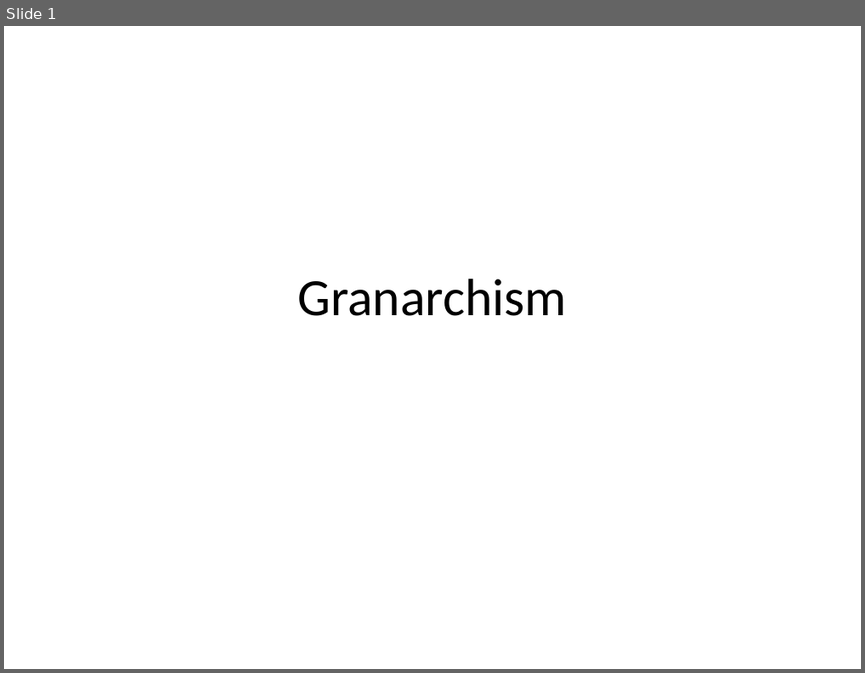
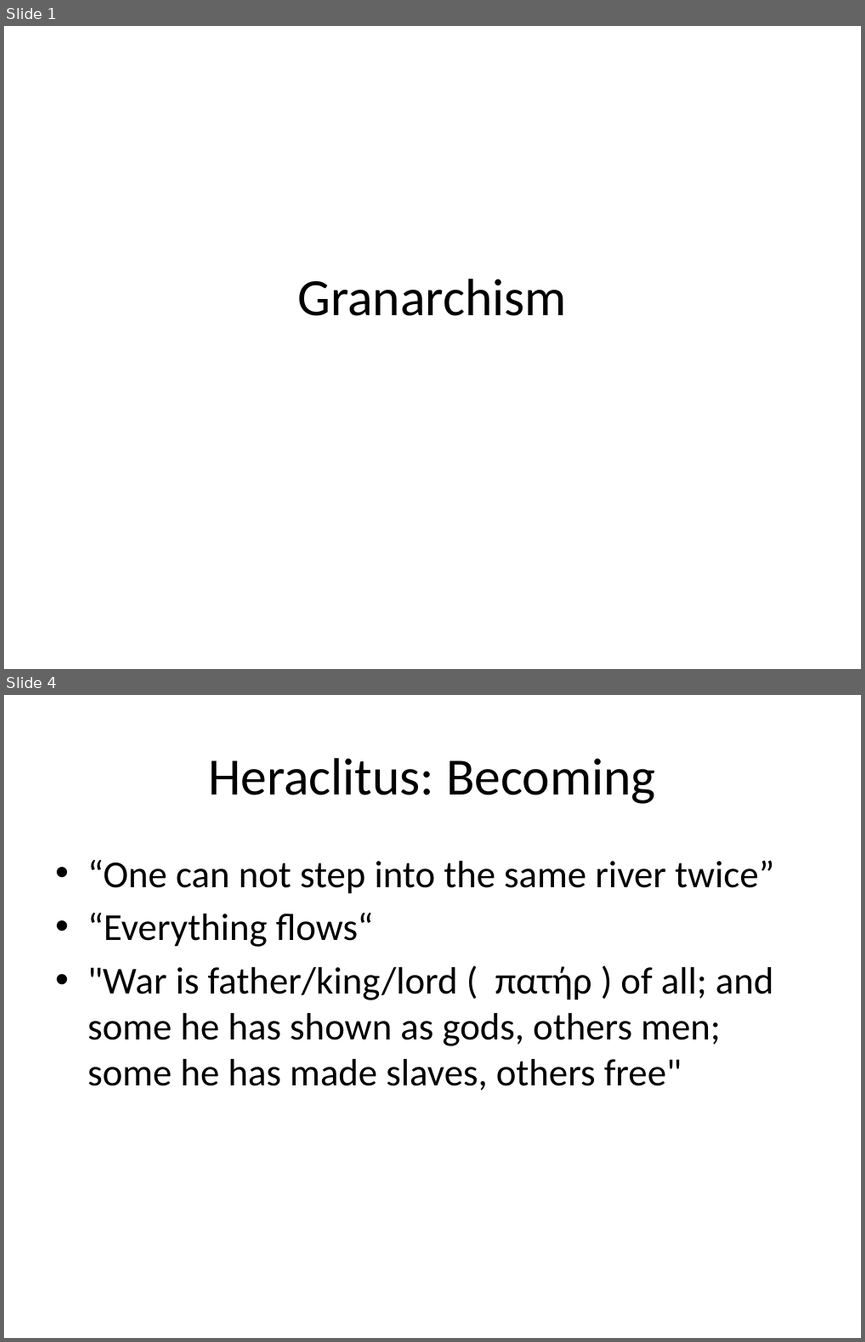
Before and after one commit to mcverter/Dissertation, a slide deck: work/__NEWEST__/KaG/220814_ASN_GRANARCHISM.pptx. Shown one above the other, each under a label of ours: slide 1 before the commit, slides 1 and 4 after it; the slides between them are not shown. The pictures are 865x673 and 865x1342 pixels, drawn with LibreOffice and Linux fonts; fonts in the diff are those of the drawing. Boxes give left, top, right and bottom in pixels: in the first picture for what was removed or moved away, otherwise in the second. Text is boxed around its words. In the diff, an @@ line names an element or a change of style, - is before the commit and + after.

```diff
--- a/work/__NEWEST__/KaG/220814_ASN_GRANARCHISM.pptx
+++ b/work/__NEWEST__/KaG/220814_ASN_GRANARCHISM.pptx
@@ slide 4 added at bbox=[4, 695, 861, 1338], background #FFFFFF @@
@@ title added at bbox=[208, 758, 656, 804], 44 pt, text #000000 @@
+Heraclitus: Becoming
@@ text added at bbox=[87, 860, 774, 1090], 32 pt, text #000000 @@
+• “One can not step into the same river twice”
+• “Everything flows“
+• "War is father/king/lord ( πατήρ ) of all; and some he has shown as gods, others men; some he has made slaves, others free"
```
Also in this commit, not shown: 1 slide changed, 7 other slides added, 4 slides removed, 1 other file.
